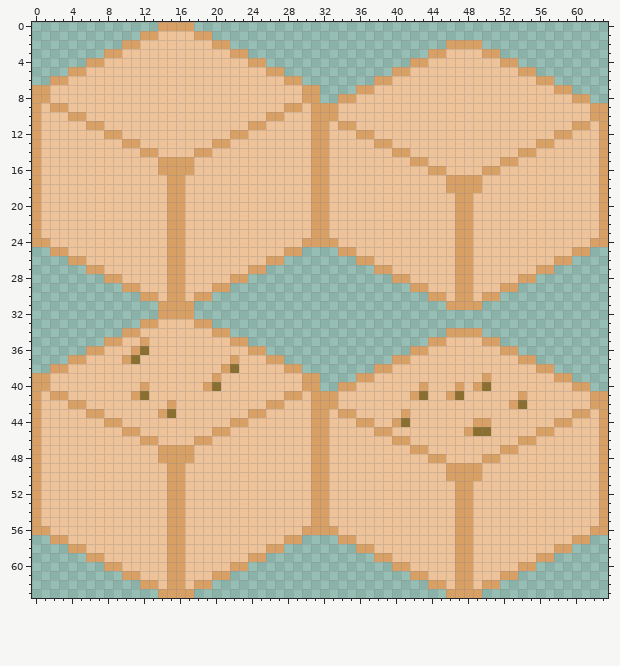
Two states of a pixel-art sprite, LD48/Assets/Sprites/Terrain.png. Above is the file before it was changed.
The file is 64x64 pixels.
Once edited:
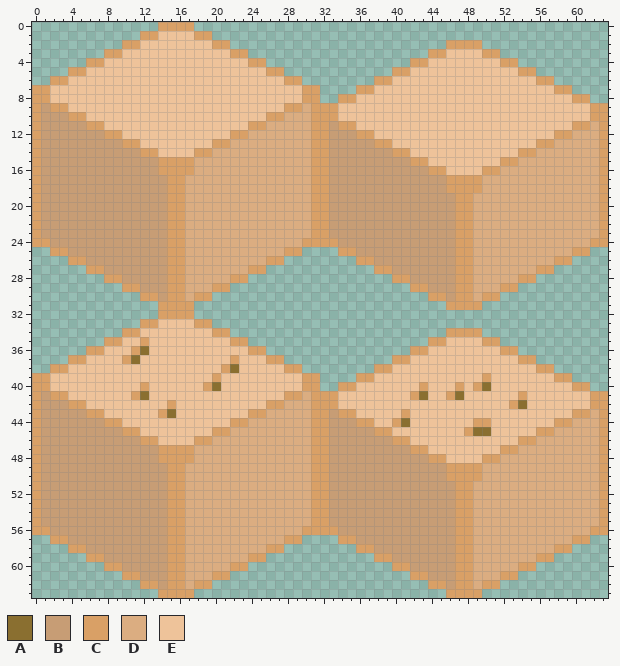
Palette (. is transparent): A #8a6f30  B #c79d75  C #d9a066  D #dbad81  E #eec39a
Changes in this commit:
y 9: x 1 E -> B; x 30 E -> D
y 10: x 1..3 EEE -> BBB; x 28..30 EEE -> DDD
y 11: x 1..5 EEEEE -> BBBBB; x 26..30 EEEEE -> DDDDD; x 33 E -> B; x 62 E -> D
y 12: x 1..7 EEEEEEE -> BBBBBBB; x 24..30 EEEEEEE -> DDDDDDD; x 33..35 EEE -> BBB; x 60..62 EEE -> DDD
y 13: x 1..9 EEEEEEEEE -> BBBBBBBBB; x 22..30 EEEEEEEEE -> DDDDDDDDD; x 33..37 EEEEE -> BBBBB; x 58..62 EEEEE -> DDDDD
y 14: x 1..11 EEEEEEEEEEE -> BBBBBBBBBBB; x 20..30 EEEEEEEEEEE -> DDDDDDDDDDD; x 33..39 EEEEEEE -> BBBBBBB; x 56..62 EEEEEEE -> DDDDDDD
y 15: x 1..13 EEEEEEEEEEEEE -> BBBBBBBBBBBBB; x 18..30 EEEEEEEEEEEEE -> DDDDDDDDDDDDD; x 33..41 EEEEEEEEE -> BBBBBBBBB; x 54..62 EEEEEEEEE -> DDDDDDDDD
y 16: x 1..13 EEEEEEEEEEEEE -> BBBBBBBBBBBBB; x 18..30 EEEEEEEEEEEEE -> DDDDDDDDDDDDD; x 33..43 EEEEEEEEEEE -> BBBBBBBBBBB; x 52..62 EEEEEEEEEEE -> DDDDDDDDDDD
y 17..18: x 1..14 EEEEEEEEEEEEEE -> BBBBBBBBBBBBBB; x 17..30 EEEEEEEEEEEEEE -> DDDDDDDDDDDDDD; x 33..45 EEEEEEEEEEEEE -> BBBBBBBBBBBBB; x 50..62 EEEEEEEEEEEEE -> DDDDDDDDDDDDD
y 19..23: x 1..14 EEEEEEEEEEEEEE -> BBBBBBBBBBBBBB; x 17..30 EEEEEEEEEEEEEE -> DDDDDDDDDDDDDD; x 33..46 EEEEEEEEEEEEEE -> BBBBBBBBBBBBBB; x 49..62 EEEEEEEEEEEEEE -> DDDDDDDDDDDDDD
y 24: x 2..14 EEEEEEEEEEEEE -> BBBBBBBBBBBBB; x 17..29 EEEEEEEEEEEEE -> DDDDDDDDDDDDD; x 34..46 EEEEEEEEEEEEE -> BBBBBBBBBBBBB; x 49..61 EEEEEEEEEEEEE -> DDDDDDDDDDDDD
y 25: x 4..14 EEEEEEEEEEE -> BBBBBBBBBBB; x 17..27 EEEEEEEEEEE -> DDDDDDDDDDD; x 36..46 EEEEEEEEEEE -> BBBBBBBBBBB; x 49..59 EEEEEEEEEEE -> DDDDDDDDDDD
y 26: x 6..14 EEEEEEEEE -> BBBBBBBBB; x 17..25 EEEEEEEEE -> DDDDDDDDD; x 38..46 EEEEEEEEE -> BBBBBBBBB; x 49..57 EEEEEEEEE -> DDDDDDDDD
y 27: x 8..14 EEEEEEE -> BBBBBBB; x 17..23 EEEEEEE -> DDDDDDD; x 40..46 EEEEEEE -> BBBBBBB; x 49..55 EEEEEEE -> DDDDDDD
y 28: x 10..14 EEEEE -> BBBBB; x 17..21 EEEEE -> DDDDD; x 42..46 EEEEE -> BBBBB; x 49..53 EEEEE -> DDDDD
y 29: x 12..14 EEE -> BBB; x 17..19 EEE -> DDD; x 44..46 EEE -> BBB; x 49..51 EEE -> DDD
y 30: x 14 E -> B; x 17 E -> D; x 46 E -> B; x 49 E -> D
y 41: x 1 E -> B; x 30 E -> D
y 42: x 1..3 EEE -> BBB; x 28..30 EEE -> DDD
y 43: x 1..5 EEEEE -> BBBBB; x 26..30 EEEEE -> DDDDD; x 33 E -> B; x 62 E -> D
y 44: x 1..7 EEEEEEE -> BBBBBBB; x 24..30 EEEEEEE -> DDDDDDD; x 33..35 EEE -> BBB; x 60..62 EEE -> DDD
y 45: x 1..9 EEEEEEEEE -> BBBBBBBBB; x 22..30 EEEEEEEEE -> DDDDDDDDD; x 33..37 EEEEE -> BBBBB; x 58..62 EEEEE -> DDDDD
y 46: x 1..11 EEEEEEEEEEE -> BBBBBBBBBBB; x 20..30 EEEEEEEEEEE -> DDDDDDDDDDD; x 33..39 EEEEEEE -> BBBBBBB; x 56..62 EEEEEEE -> DDDDDDD
y 47: x 1..13 EEEEEEEEEEEEE -> BBBBBBBBBBBBB; x 18..30 EEEEEEEEEEEEE -> DDDDDDDDDDDDD; x 33..41 EEEEEEEEE -> BBBBBBBBB; x 54..62 EEEEEEEEE -> DDDDDDDDD
y 48: x 1..13 EEEEEEEEEEEEE -> BBBBBBBBBBBBB; x 18..30 EEEEEEEEEEEEE -> DDDDDDDDDDDDD; x 33..43 EEEEEEEEEEE -> BBBBBBBBBBB; x 52..62 EEEEEEEEEEE -> DDDDDDDDDDD
y 49..50: x 1..14 EEEEEEEEEEEEEE -> BBBBBBBBBBBBBB; x 17..30 EEEEEEEEEEEEEE -> DDDDDDDDDDDDDD; x 33..45 EEEEEEEEEEEEE -> BBBBBBBBBBBBB; x 50..62 EEEEEEEEEEEEE -> DDDDDDDDDDDDD
y 51..55: x 1..14 EEEEEEEEEEEEEE -> BBBBBBBBBBBBBB; x 17..30 EEEEEEEEEEEEEE -> DDDDDDDDDDDDDD; x 33..46 EEEEEEEEEEEEEE -> BBBBBBBBBBBBBB; x 49..62 EEEEEEEEEEEEEE -> DDDDDDDDDDDDDD
y 56: x 2..14 EEEEEEEEEEEEE -> BBBBBBBBBBBBB; x 17..29 EEEEEEEEEEEEE -> DDDDDDDDDDDDD; x 34..46 EEEEEEEEEEEEE -> BBBBBBBBBBBBB; x 49..61 EEEEEEEEEEEEE -> DDDDDDDDDDDDD
y 57: x 4..14 EEEEEEEEEEE -> BBBBBBBBBBB; x 17..27 EEEEEEEEEEE -> DDDDDDDDDDD; x 36..46 EEEEEEEEEEE -> BBBBBBBBBBB; x 49..59 EEEEEEEEEEE -> DDDDDDDDDDD
y 58: x 6..14 EEEEEEEEE -> BBBBBBBBB; x 17..25 EEEEEEEEE -> DDDDDDDDD; x 38..46 EEEEEEEEE -> BBBBBBBBB; x 49..57 EEEEEEEEE -> DDDDDDDDD
y 59: x 8..14 EEEEEEE -> BBBBBBB; x 17..23 EEEEEEE -> DDDDDDD; x 40..46 EEEEEEE -> BBBBBBB; x 49..55 EEEEEEE -> DDDDDDD
y 60: x 10..14 EEEEE -> BBBBB; x 17..21 EEEEE -> DDDDD; x 42..46 EEEEE -> BBBBB; x 49..53 EEEEE -> DDDDD
y 61: x 12..14 EEE -> BBB; x 17..19 EEE -> DDD; x 44..46 EEE -> BBB; x 49..51 EEE -> DDD
y 62: x 14 E -> B; x 17 E -> D; x 46 E -> B; x 49 E -> D
Changed places in both pictures, as pixel boxes (x1, y1, x2, y2):
changed: (41, 103, 599, 301)
changed: (41, 391, 599, 589)
